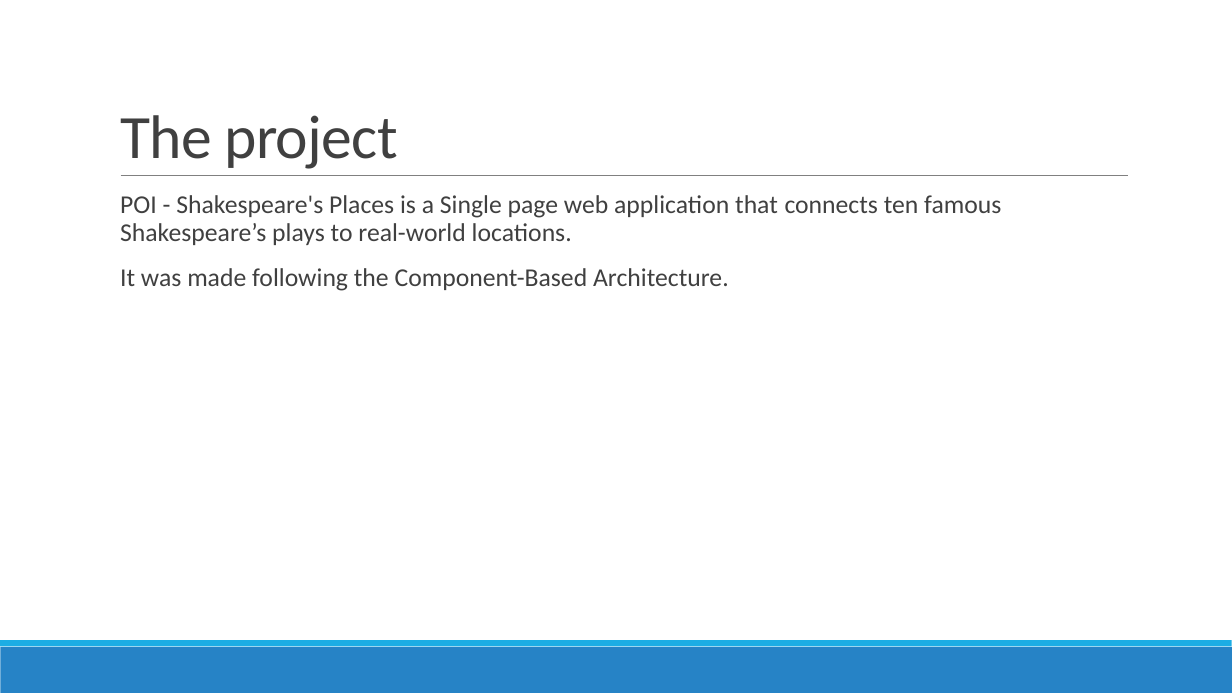
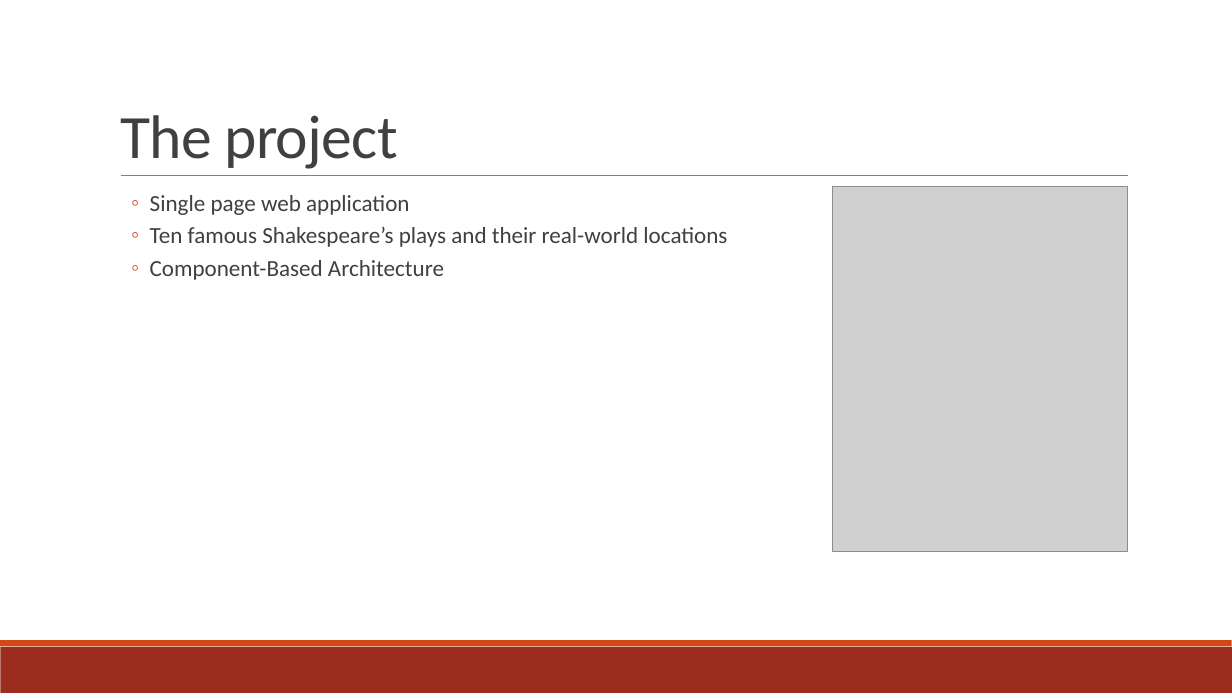
Before and after one commit to Fix-22/5C_AvvedutoCecireCinquetti_POI, a slide deck: slide 2 of docs/slides/Shakespeare_s Places.pptx. Drawn at 1232x693 pixels with LibreOffice and Linux fonts; fonts in the diff are those of the drawing; grey boxes stand for pictures. Boxes give left, top, right and bottom in pixels: in the first picture for what was removed or moved away, otherwise in the second. Text is boxed around its words. In the diff, an @@ line names an element or a change of style, - is before the commit and + after.

```diff
--- a/docs/slides/Shakespeare_s Places.pptx
+++ b/docs/slides/Shakespeare_s Places.pptx
@@ text at bbox=[150, 195, 727, 280]: text changed; size 20 to 18 pt @@
-  POI - Shakespeare's Places is a Single page web application that connects ten famous Shakespeare’s plays to real-world locations.
-  It was made following the Component-Based Architecture.
+  ◦ Single page web application
+  ◦ Ten famous Shakespeare’s plays and their real-world locations
+  ◦ Component-Based Architecture
@@ picture added at bbox=[833, 187, 1128, 552] @@
@@ rectangle at bbox=[0, 647, 1232, 693]: fill #2683C6 to #9B2D1F @@
@@ rectangle at bbox=[0, 640, 1232, 647]: fill #1CADE4 to #D34817 @@
```
Also in this commit, not shown: 3 other slides changed, 7 slides added, 8 slides removed, 1 other file.
